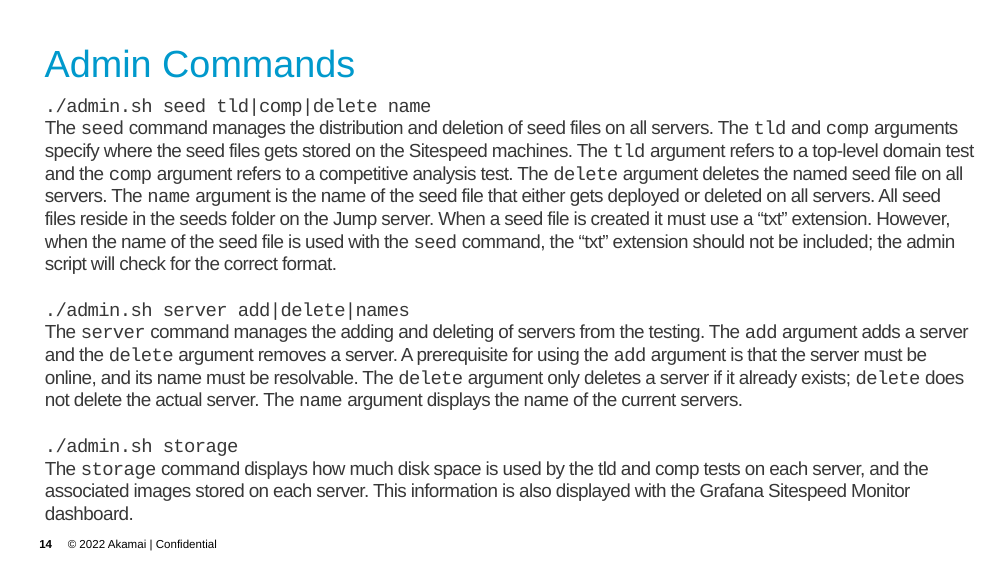
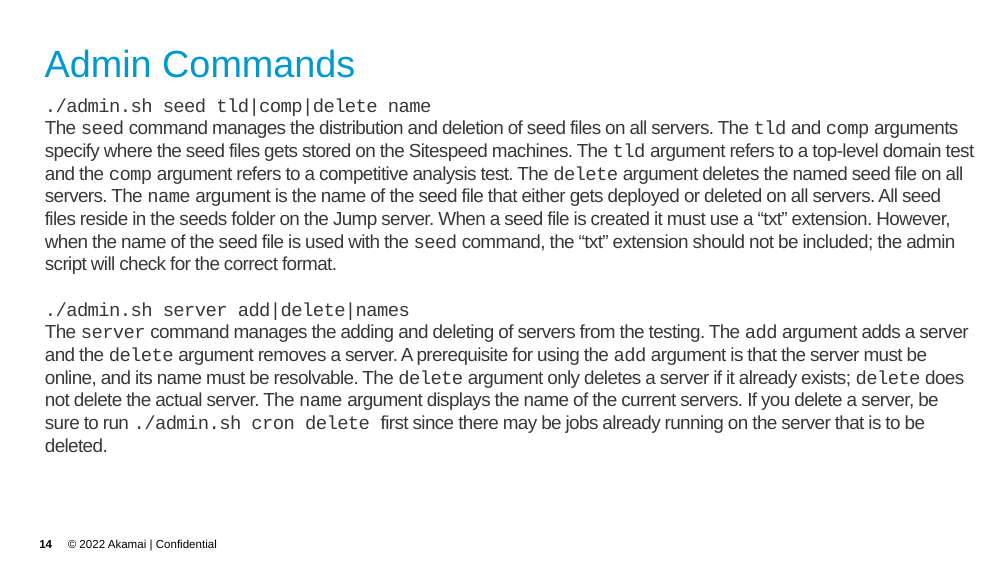
Before and after one commit to akamai-consulting/sitespeed, a slide deck: slide 14 of Info/Guide.pptx. Drawn at 1008x567 pixels with LibreOffice and Linux fonts; fonts in the diff are those of the drawing; background and template pictures are left out. Boxes give left, top, right and bottom in pixels: in the first picture for what was removed or moved away, otherwise in the second. Text is boxed around its words. In the diff, an @@ line names an element or a change of style, - is before the commit and + after.

```diff
--- a/Info/Guide.pptx
+++ b/Info/Guide.pptx
@@ text at <box>45,324,968,452</box>: text changed @@
-The server command manages the adding and deleting of servers from the testing. The add argument adds a server and the delete argument removes a server. A prerequisite for using the add argument is that the server must be online, and its name must be resolvable. The delete argument only deletes a server if it already exists; delete does not delete the actual server. The name argument displays the name of the current servers.
-./admin.sh storage
-The storage command displays how much disk space is used by the tld and comp tests on each server, and the associated images stored on each server. This information is also displayed with the Grafana Sitespeed Monitor dashboard.
+The server command manages the adding and deleting of servers from the testing. The add argument adds a server and the delete argument removes a server. A prerequisite for using the add argument is that the server must be online, and its name must be resolvable. The delete argument only deletes a server if it already exists; delete does not delete the actual server. The name argument displays the name of the current servers. If you delete a server, be sure to run ./admin.sh cron delete first since there may be jobs already running on the server that is to be deleted.
```
Also in this commit, not shown: 1 other slide changed, 13 other files.
